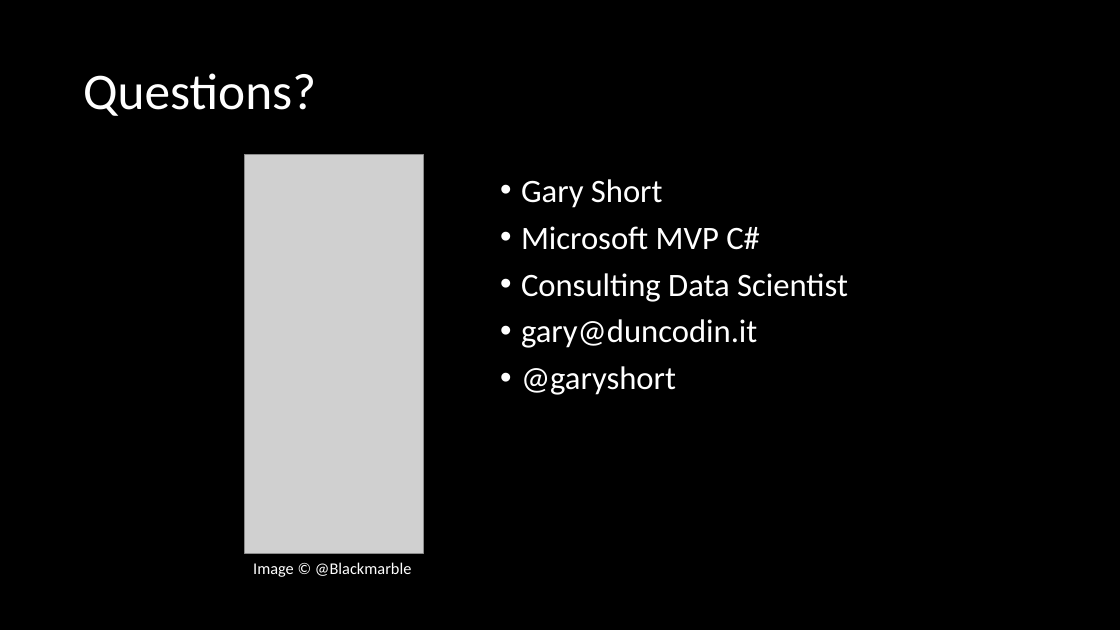
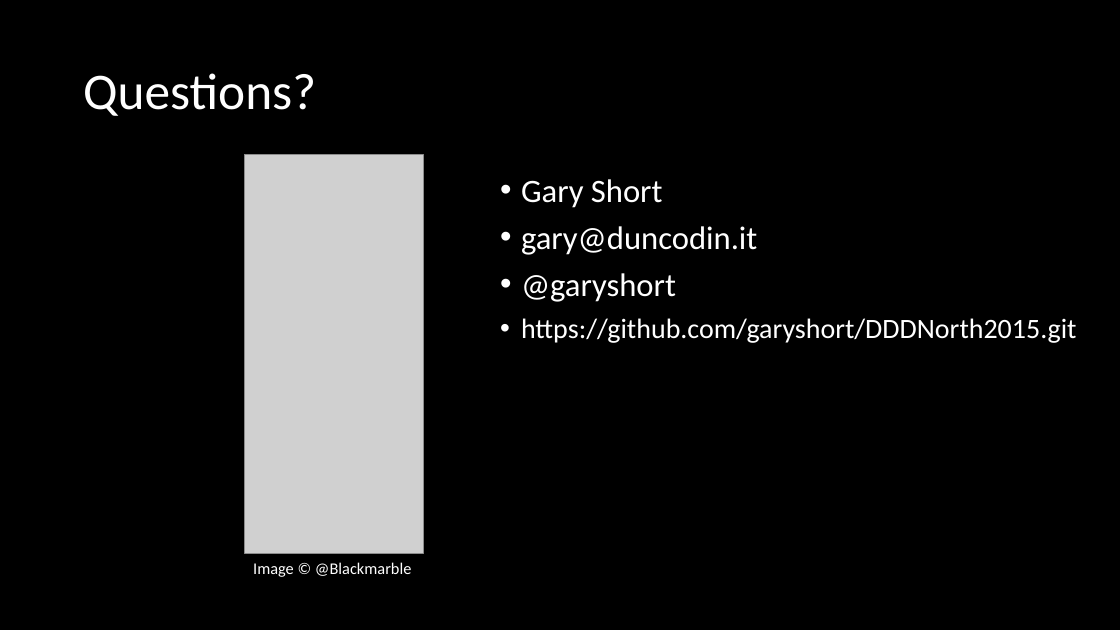
Before and after one commit to bsk/DDDNorth2015, a slide deck: slide 35 of DeepDiveIntoDeepLearning.pptx. Drawn at 1120x630 pixels with LibreOffice and Linux fonts; fonts in the diff are those of the drawing; grey boxes stand for pictures. Boxes give left, top, right and bottom in pixels: in the first picture for what was removed or moved away, otherwise in the second. Text is boxed around its words. In the diff, an @@ line names an element or a change of style, - is before the commit and + after.

```diff
--- a/DeepDiveIntoDeepLearning.pptx
+++ b/DeepDiveIntoDeepLearning.pptx
@@ text at <box>521,226,848,302</box>: paragraphs removed @@
-• Microsoft MVP C#
-• Consulting Data Scientist
@@ text at <box>521,318,1076,343</box>: paragraph added @@
+• https://github.com/garyshort/DDDNorth2015.git
```
Also in this commit, not shown: 1 other slide changed.
